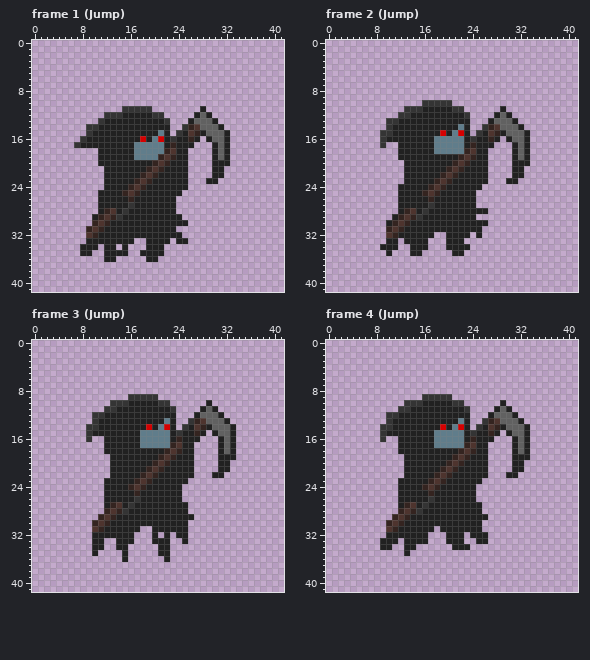
One commit to this pixel-art file: Assets/Animation/Reaper/ReaperSpriteSheet.ase. Above: the version before the commit.
42x42 pixels, 13 frames. Pixels under 10% opacity are left out. Colours within 5 levels of each other are drawn and written as one. Shown: frame 1 (Jump), frame 2 (Jump), frame 3 (Jump), frame 4 (Jump). The commit also changed other frames, which this record leaves out.
The result:
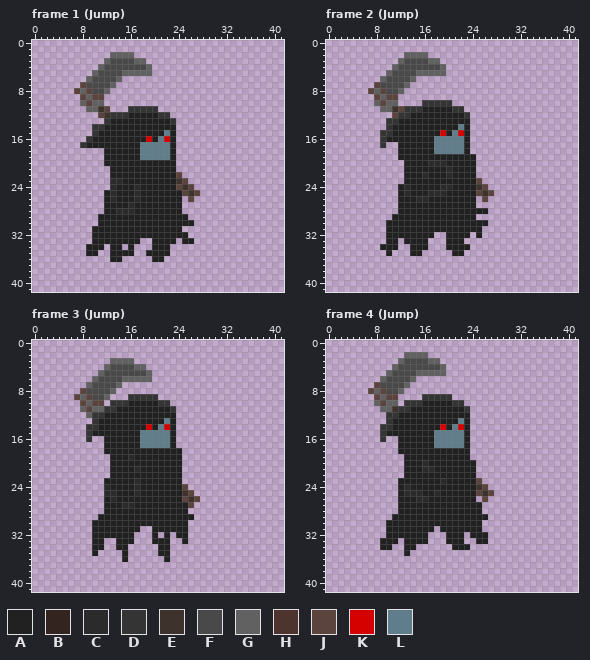
Palette (. is transparent): A #212121  B #342420  C #2b2b2b  D #343434  E #3d332c  F #494949  G #616161  H #4e342e  J #5b433e  K #d50000  L #607d8b
Commit message: attack anim reaper
The exact change:
layer "Layer 1" added
layer "Body" added
layer "Arms" added
layer "Layer" removed
Frame 1 (Jump):
y 2: x 13..16 .... -> GGGG
y 3: x 12..18 ....... -> GFFFFGG
y 4: x 11..19 ......... -> GFFFFFFFG
y 5: x 10..19 .......... -> GFFFFGGGGG
y 6: x 9..14 ...... -> GFFFFG
y 7: x 8..13 ...... -> JFFFFG
y 8: x 7..12 ...... -> JGJFFG
y 9: x 8..11 .... -> JGJJ
y 10: x 8..11 .... -> GJGG
y 11: x 9..12 .... -> GGEJ; x 15 D -> .; x 20 . -> D; x 28 A -> .
y 12: x 11..12 .D -> JE; x 15 A -> D; x 20 D -> A; x 22 . -> D; x 27..29 AGA -> ...
y 13: x 11..12 DA -> .D; x 22..23 D. -> AD; x 26..30 AGGGA -> .....
y 14: x 9 D -> .; x 11 A -> D; x 23 . -> A; x 25..31 DBHGGGA -> .......
y 15: x 9..10 DA -> .D; x 21..32 LA.DAHBAGGGA -> ALA.........
y 16: x 8..9 DA -> .D; x 18..27 KALKADAABA -> AKALKA....; x 29..32 AGGA -> ....
y 17: x 7..8 DA -> .D; x 17 L -> A; x 22..26 ABAAA -> LA...; x 30..32 AGA -> ...
y 18: x 11 A -> .; x 17 L -> A; x 22..25 BHAA -> LA..; x 30..32 AGA -> ...
y 19: x 11 A -> .; x 17 L -> A; x 21..25 BHBAA -> LLA..; x 30..32 AGA -> ...
y 20: x 11 A -> .; x 20..22 BHB -> AAA; x 24..25 AA -> ..; x 30..32 AAA -> ...
y 21: x 12 A -> .; x 19..21 BHB -> AAA; x 24..25 AA -> ..; x 30..31 AA -> ..
y 22: x 12 A -> .; x 18..20 BHB -> AAA; x 24..25 AA -> J.; x 30..31 AA -> ..
y 23: x 12..14 AAA -> .CC; x 17..19 BHB -> AAA; x 24..25 AA -> EJ; x 29..30 AA -> ..
y 24: x 12..13 AA -> .C; x 16..18 BHB -> ACA; x 24..26 AA. -> JEJ
y 25: x 11 A -> .; x 13 A -> C; x 15..17 BHB -> AAC; x 25..27 ... -> JEJ
y 26: x 11 A -> .; x 13 A -> C; x 16..17 BA -> AC; x 24 . -> A; x 26 . -> J
y 27: x 11 A -> .; x 16 D -> C; x 24 . -> A
y 28: x 11..16 ABHADA -> .AACCC; x 24 . -> A
y 29: x 10..14 ABHBD -> .AAAA; x 25 . -> A
y 30: x 10..12 BHB -> .AA; x 26 . -> A
y 31: x 9..11 BHB -> .AA; x 24 . -> A
y 32: x 9..10 HB -> .A; x 25 . -> A
y 33: x 9 A -> .; x 17 . -> A; x 19 A -> .; x 23..24 .A -> A.; x 26 . -> A
y 34: x 8 A -> .; x 11..12 .A -> A.; x 14..16 .A. -> A.A; x 19 A -> .; x 22 . -> A
y 35: x 8 A -> .; x 10 . -> A; x 12 A -> .; x 16 . -> A; x 18 A -> .; x 22 . -> A
y 36: x 12 A -> .; x 14 . -> A; x 19 A -> .; x 21 . -> A
Frame 2 (Jump):
y 2: x 13..16 .... -> GGGG
y 3: x 12..18 ....... -> GFFFFGG
y 4: x 11..19 ......... -> GFFFFFFFG
y 5: x 10..19 .......... -> GFFFFGGGGG
y 6: x 9..14 ...... -> GFFFFG
y 7: x 8..13 ...... -> JFFFFG
y 8: x 7..12 ...... -> JGJFFG
y 9: x 8..11 .... -> JGJJ
y 10: x 8..11 .... -> GJGG
y 11: x 9..12 .... -> GGEJ; x 29 A -> .
y 12: x 11 . -> J; x 28..30 AGA -> ...
y 13: x 27..31 AGGGA -> .....
y 14: x 26..32 DBHGGGA -> .......
y 15: x 25..33 DAHBAGGGA -> .........
y 16: x 24..28 DAABA -> .....; x 30..33 AGGA -> ....
y 17: x 24..27 BAAA -> ....; x 31..33 AGA -> ...
y 18: x 23..26 BHAA -> A...; x 31..33 AGA -> ...
y 19: x 22..26 BHBAA -> AAA..; x 31..33 AGA -> ...
y 20: x 17..19 AAA -> CCC; x 21..23 BHB -> AAA; x 25..26 AA -> ..; x 31..33 AAA -> ...
y 21: x 20..22 BHB -> CAA; x 25..26 AA -> ..; x 31..32 AA -> ..
y 22: x 16 A -> C; x 19..21 BHB -> ACA; x 25..26 AA -> ..; x 31..32 AA -> ..
y 23: x 18..20 BHB -> AAA; x 25..26 AA -> J.; x 30..31 AA -> ..
y 24: x 13 A -> C; x 17..20 BHBA -> AACC; x 25..26 A. -> EJ
y 25: x 13 A -> C; x 16..19 BHBA -> ACCC; x 25..27 ... -> JEJ
y 26: x 15..17 AAB -> CCA; x 26 . -> J
y 27: x 17 D -> A
y 28: x 13..14 BH -> AA; x 16 D -> A
y 29: x 12..15 BHBD -> AAAA
y 30: x 11..13 BHB -> AAA
y 31: x 10..12 BHB -> AAA
y 32: x 10..11 HB -> AA
Frame 3 (Jump):
y 3: x 13..16 .... -> GGGG
y 4: x 12..18 ....... -> GFFFFGG
y 5: x 11..19 ......... -> GFFFFFFFG
y 6: x 10..19 .......... -> GFFFFGGGGG
y 7: x 9..14 ...... -> GFFFFG
y 8: x 8..13 ...... -> JFFFFG
y 9: x 7..12 ...... -> JGJFFG
y 10: x 8..11 .... -> JGJJ; x 29 A -> .
y 11: x 8..11 .... -> GJGG; x 28..30 AGA -> ...
y 12: x 9 . -> G; x 27..31 AGGGA -> .....
y 13: x 26..32 DBHGGGA -> .......
y 14: x 25..33 DAHBAGGGA -> .........
y 15: x 24..28 DAABA -> .....; x 30..33 AGGA -> ....
y 16: x 24..27 BAAA -> ....; x 31..33 AGA -> ...
y 17: x 23..26 BHAA -> A...; x 31..33 AGA -> ...
y 18: x 22..26 BHBAA -> AAA..; x 31..33 AGA -> ...
y 19: x 16 A -> C; x 21..23 BHB -> AAA; x 25..26 AA -> ..; x 31..33 AAA -> ...
y 20: x 20..22 BHB -> AAA; x 25..26 AA -> ..; x 31..32 AA -> ..
y 21: x 17 A -> C; x 19..21 BHB -> AAA; x 25..26 AA -> ..; x 31..32 AA -> ..
y 22: x 18..20 BHB -> AAA; x 25..26 AA -> ..; x 30..31 AA -> ..
y 23: x 17..19 BHB -> CAA; x 25 A -> .
y 24: x 12 A -> C; x 16..18 BHB -> ACA; x 25 . -> J
y 25: x 12..13 AA -> CC; x 17 B -> C; x 25..26 .. -> EJ
y 26: x 13 A -> C; x 17 D -> A; x 25..27 ... -> JEJ
y 27: x 13..16 BHAD -> AACC; x 26 . -> J
y 28: x 12..15 BHBD -> AAAA
y 29: x 11..13 BHB -> AAA
y 30: x 10..12 BHB -> AAA
y 31: x 10..11 HB -> AA
Frame 4 (Jump):
y 2: x 13..16 .... -> GGGG
y 3: x 12..18 ....... -> GFFFFGG
y 4: x 11..19 ......... -> GFFFFFFFG
y 5: x 10..19 .......... -> GFFFFGGGGG
y 6: x 9..14 ...... -> GFFFFG
y 7: x 8..13 ...... -> JFFFFG
y 8: x 7..12 ...... -> JGJFFG
y 9: x 8..11 .... -> JGJJ
y 10: x 8..11 .... -> GJGG; x 29 A -> .
y 11: x 9..11 ... -> GGE; x 28..30 AGA -> ...
y 12: x 27..31 AGGGA -> .....
y 13: x 26..32 DBHGGGA -> .......
y 14: x 25..33 DAHBAGGGA -> .........
y 15: x 24..28 DAABA -> .....; x 30..33 AGGA -> ....
y 16: x 24..27 BAAA -> ....; x 31..33 AGA -> ...
y 17: x 23..26 BHAA -> A...; x 31..33 AGA -> ...
y 18: x 22..26 BHBAA -> AA...; x 31..33 AGA -> ...
y 19: x 21..26 BHBAAA -> AAA...; x 31..33 AAA -> ...
y 20: x 16 A -> C; x 20..22 BHB -> AAA; x 25..26 AA -> ..; x 31..32 AA -> ..
y 21: x 16..17 AA -> CC; x 19..21 BHB -> AAA; x 25..26 AA -> ..; x 31..32 AA -> ..
y 22: x 18..20 BHB -> AAA; x 25..26 AA -> ..; x 30..31 AA -> ..
y 23: x 17..19 BHB -> AAC; x 25 A -> J
y 24: x 13 A -> C; x 16..18 BHB -> AAA; x 25..26 .. -> EJ
y 25: x 13..15 AAA -> CCC; x 17..18 BA -> AC; x 25..27 ... -> JEJ
y 26: x 15..17 AAD -> CCA; x 26 . -> J
y 27: x 13..14 BH -> AA; x 16 D -> A
y 28: x 12..15 BHBD -> AAAA
y 29: x 11..13 BHB -> AAA
y 30: x 10..12 BHB -> AAA
y 31: x 10..11 HB -> AA
Boxes around the changes in both pictures, in picture pixels (x1, y1, x2, y2):
changed: (74, 52, 230, 262)
changed: (368, 52, 530, 238)
changed: (74, 358, 236, 532)
changed: (368, 352, 530, 532)
